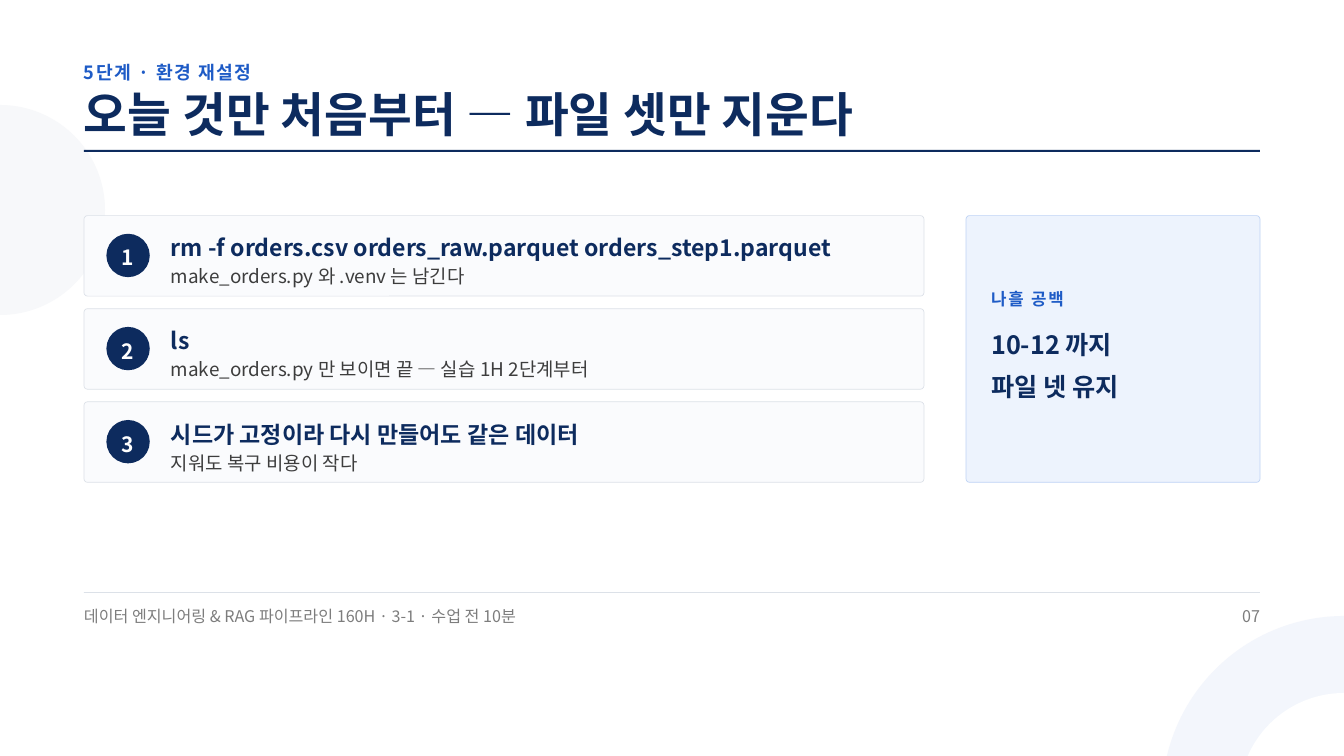
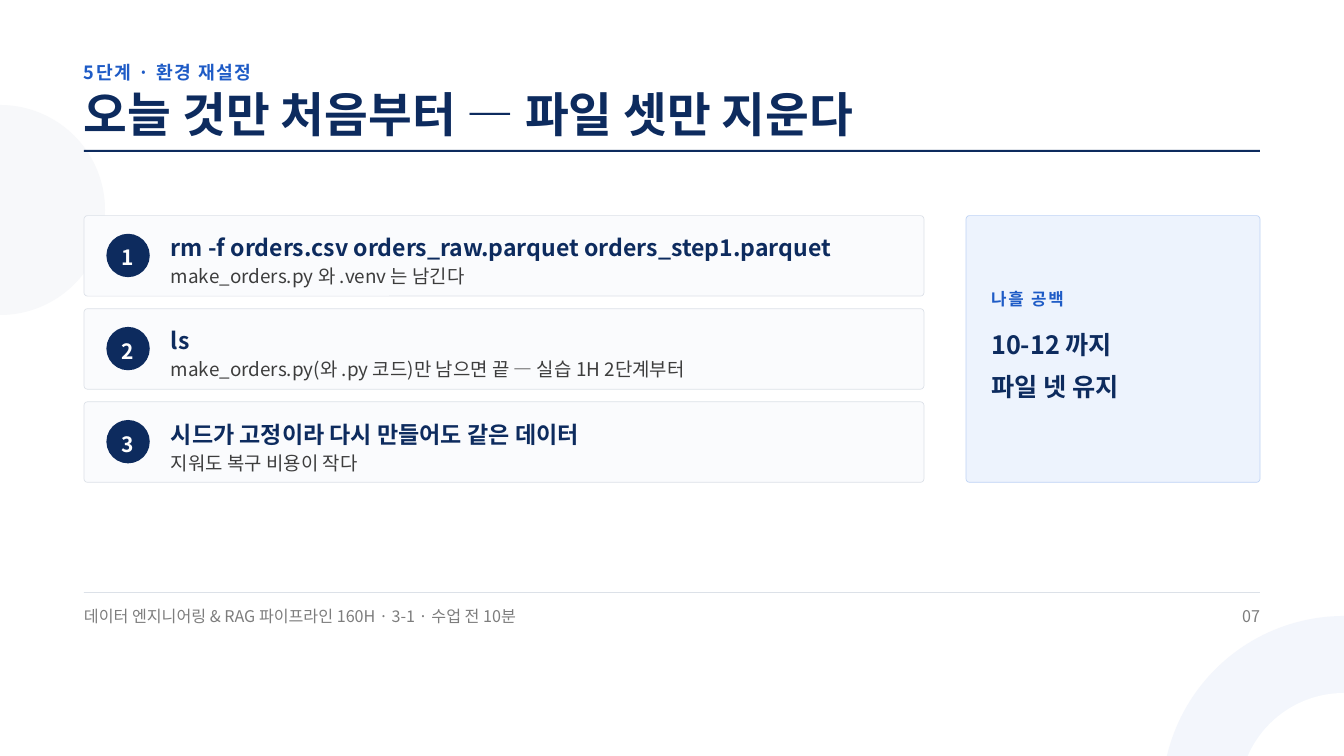
Before and after one commit to aebonlee/materials, a slide deck: slide 7 of data-eng/decks/w3d1s0.pptx. Drawn at 1344x756 pixels with LibreOffice and Linux fonts; fonts in the diff are those of the drawing. Boxes give left, top, right and bottom in pixels: in the first picture for what was removed or moved away, otherwise in the second. Text is boxed around its words. In the diff, an @@ line names an element or a change of style, - is before the commit and + after.

```diff
--- a/data-eng/decks/w3d1s0.pptx
+++ b/data-eng/decks/w3d1s0.pptx
@@ text at bbox=[171, 360, 685, 381]: text changed @@
-make_orders.py 만 보이면 끝 — 실습 1H 2단계부터
+make_orders.py(와 .py 코드)만 남으면 끝 — 실습 1H 2단계부터
```
Also in this commit, not shown: 9 other files.
